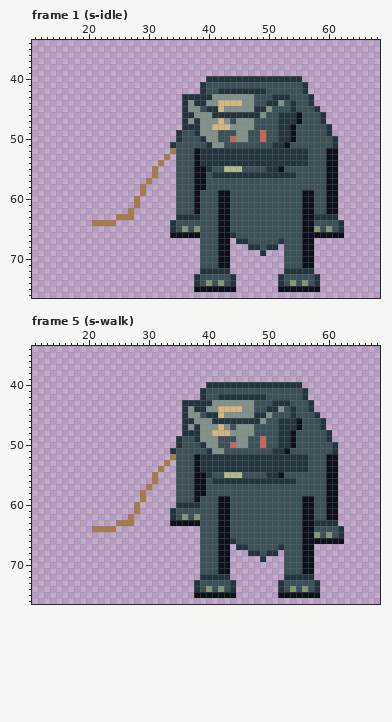
One commit to this pixel-art file: art/enemy-abbey-3.aseprite. The picture above was drawn from the file before the commit.
96x96 pixels, 128 frames. Shown: frame 1 (s-idle): x 11..68, y 34..76; frame 5 (s-walk): x 11..68, y 34..76. The commit also changed other frames, which this record leaves out.
New version:
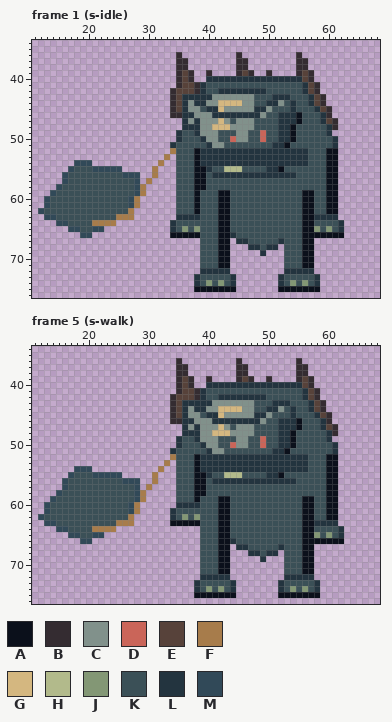
Palette (. is transparent): A #0b101b  B #342c31  C #81918b  D #ca6559  E #57423a  F #a77c4b  G #d4b780  H #b2ba8b  J #839775  K #3b5057  L #23343f  M #314958
Change:
Frame 1 (s-idle), layer "ink":
Colour B now appears in row 36 at x 35, 45 and 55; in rows 37 to 38 at x 35 to 36, 45 to 46 and 55 to 56; in row 39 at x 35, 37, 40, 45, 47, 50, 55 and 57; in row 40 at x 35, 37 and 57; in row 41 at x 35, 38 and 58; in row 42 at x 34, 38 and 58.
Colour B now appears in rows 43 to 44 at x 34 and 59; in row 45 at x 34 and 60; in row 46 at x 34 to 35 and 60; in rows 47 to 48 at x 61.
Colour E now appears in row 39 at x 36, 46 and 56; in row 40 at x 36 and 56; in row 41 at x 36 to 37 and 57; in row 42 at x 35 to 37 and 57; in rows 43 to 44 at x 35 and 58; in row 45 at x 35 and 59.
Colour E now appears in row 47 at x 60.
Colour K now appears in row 55 at x 18 to 20; in row 56 at x 17 to 25; in row 57 at x 17 to 27; in row 58 at x 16 to 27; in row 59 at x 15 to 27; in rows 60 to 61 at x 14 to 26.
Colour K now appears in row 62 at x 13 to 26; in row 63 at x 15 to 24; in row 64 at x 17 to 20; in row 65 at x 19 to 20.
Colour M now appears in row 54 at x 18 to 20; in row 55 at x 17 and 21 to 25; in row 56 at x 16 and 26 to 28; in row 57 at x 16 and 28; in row 58 at x 15 and 28; in row 59 at x 14 and 28.
Colour M now appears in rows 60 to 61 at x 13 and 27; in row 62 at x 12; in row 63 at x 13 to 14; in row 64 at x 15 to 16; in row 65 at x 17 to 18 and 21 to 22; in row 66 at x 19 to 20.
Frame 5 (s-walk), layer "ink": the same change as frame 1 (s-idle)
